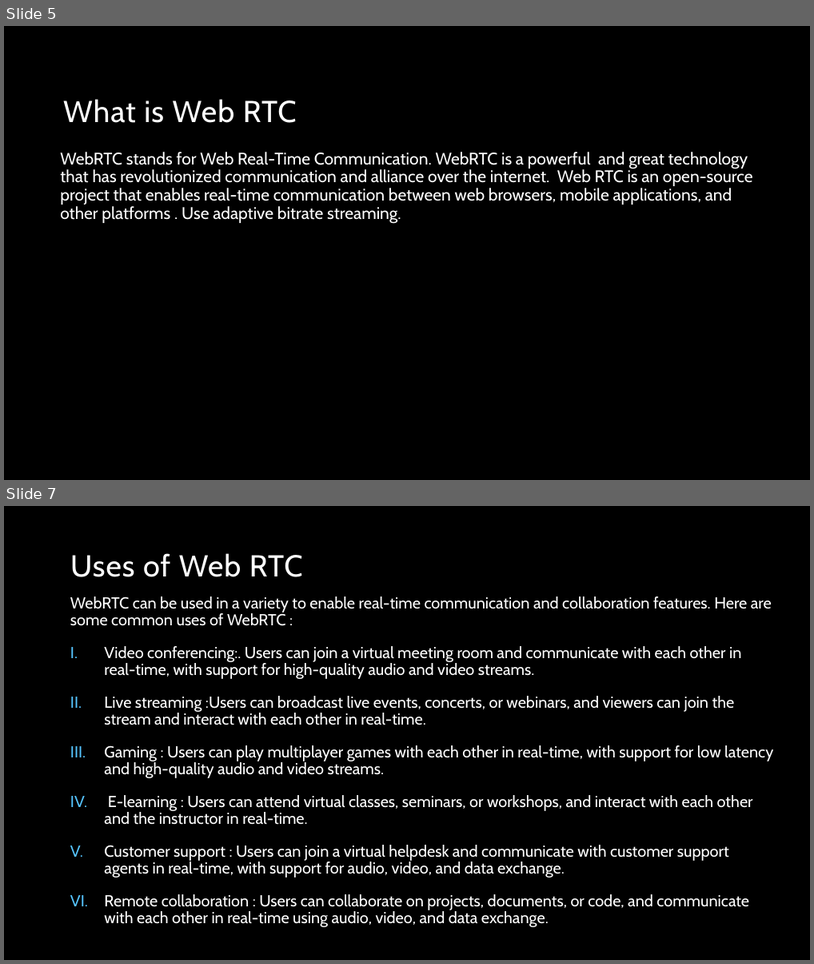
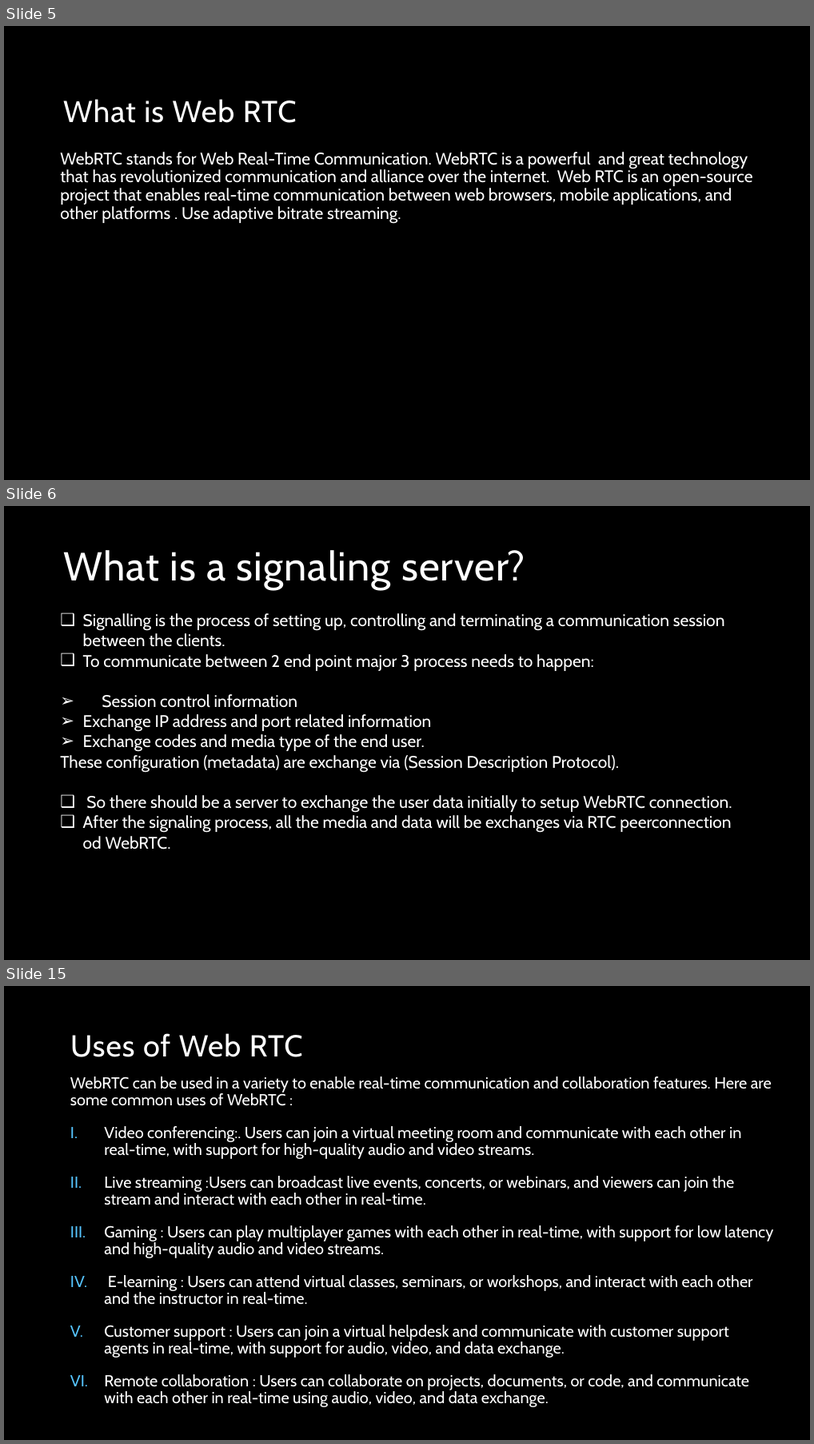
Before and after one commit to musarratChowdhury/ASPNETWEBRTC_PROJECT, a slide deck: Presentation/About WebRTC.pptx. Shown one above the other, each under a label of ours: slides 5 and 7 before the commit, slides 5, 6 and 15 after it; the slides between them are not shown. The pictures are 814x964 and 814x1444 pixels, drawn with LibreOffice and Linux fonts; fonts in the diff are those of the drawing; background and template pictures are left out. Boxes give left, top, right and bottom in pixels: in the first picture for what was removed or moved away, otherwise in the second. Text is boxed around its words. In the diff, an @@ line names an element or a change of style, - is before the commit and + after.

```diff
--- a/Presentation/About WebRTC.pptx
+++ b/Presentation/About WebRTC.pptx
@@ slide 6 added at (4,506,810,960), background picture (left out) @@
@@ title added at (63,550,526,589), 48 pt, text #FFFFFF @@
+What is a signaling server?
@@ text added at (60,613,733,849), 20 pt, text #FFFFFF @@
+❑ Signalling is the process of setting up, controlling and terminating a communication session between the clients.
+❑ To communicate between 2 end point major 3 process needs to happen:
+➢ Session control information
+➢ Exchange IP address and port related information
+➢ Exchange codes and media type of the end user.
+These configuration (metadata) are exchange via (Session Description Protocol).
+❑ So there should be a server to exchange the user data initially to setup WebRTC connection.
+❑ After the signaling process, all the media and data will be exchanges via RTC peerconnection od WebRTC.
@@ what was slide 7 is now slide 15 @@
```
Also in this commit, not shown: 2 slides changed, 7 other slides added, 1 slide removed.
